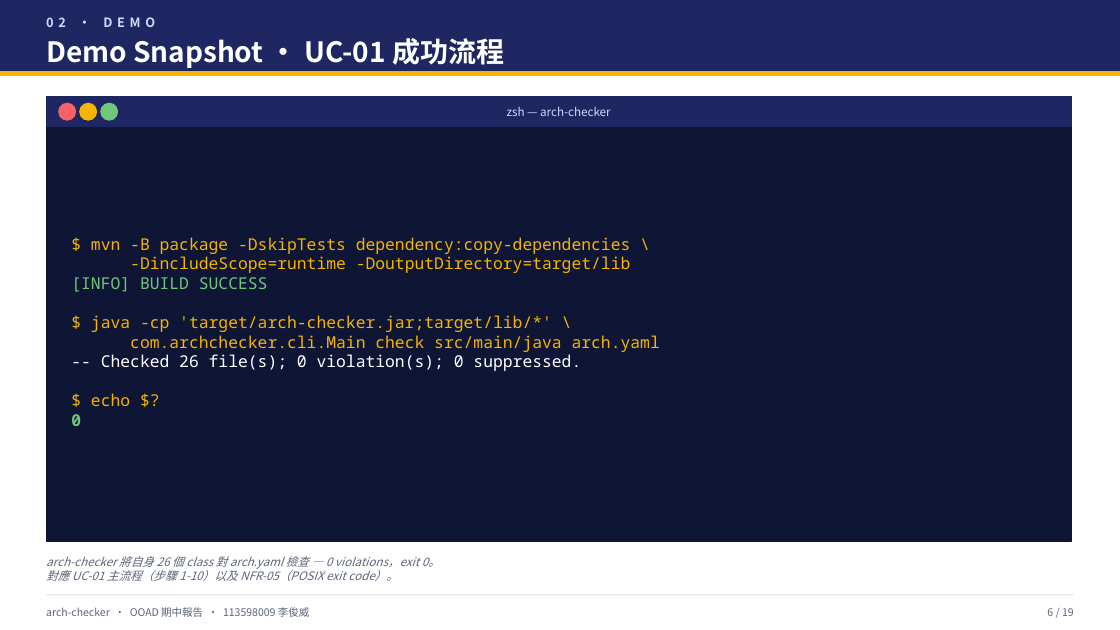
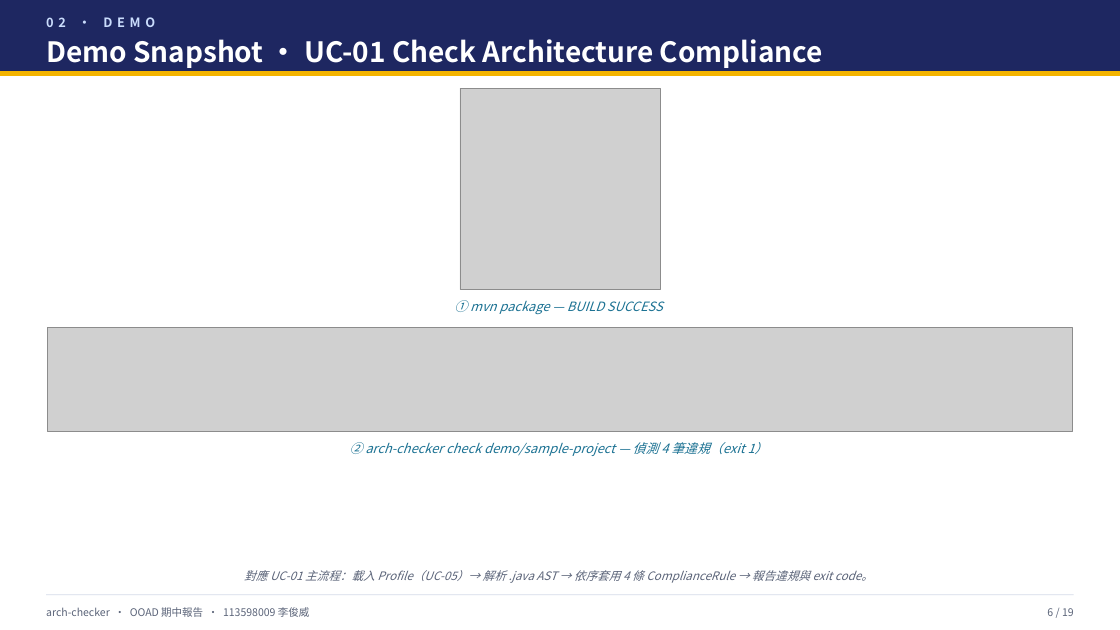
Before and after one commit to chun-wei0413/arch-checker, a slide deck: slide 7 of hw/Midterm/midterm-team6.pptx. Drawn at 1120x630 pixels with LibreOffice and Linux fonts; fonts in the diff are those of the drawing; grey boxes stand for pictures. Boxes give left, top, right and bottom in pixels: in the first picture for what was removed or moved away, otherwise in the second. Text is boxed around its words. In the diff, an @@ line names an element or a change of style, - is before the commit and + after.

Commit message:
[Documentation] Sync Midterm deck with the HW5 deliverable
- Replace the simulated terminal text on demo snapshot slides 7–9 with
  the real PNG captures (build-success, sample-project-check,
  suppress-demo, json-output-demo) committed in 9a972d3
- Switch SSD / SD on slides 12–14 to the HW5 renders that carry
  activation bars, GRASP labels, and the UC-03 Abort branch
- Embed the redrawn Domain-Layer-only Implementation Class Diagram on
  slide 16 and shrink the Δ table to the Domain rows that are actually
  visible in the figure; the Application/Infrastructure delta is
  already on §4.3 Table 4.3.1
- Replace simulated mvn output on slide 18 with the test-result.png
  snapshot
- Catch up to the rename refactor: domain.constraint→domain.rule,
  constraintId→ruleId, "標的某 Constraint"→ComplianceRule,
  "Repository 隱藏 YAML I/O"→SuppressionStore, NamingRuleTest path

```diff
--- a/hw/Midterm/midterm-team6.pptx
+++ b/hw/Midterm/midterm-team6.pptx
@@ text at [46, 39, 823, 68]: text changed @@
-Demo Snapshot · UC-01 成功流程
+Demo Snapshot · UC-01 Check Architecture Compliance
@@ picture added at [460, 88, 660, 290] @@
@@ rectangle removed at [46, 97, 1071, 542] @@
@@ rectangle removed at [46, 97, 1071, 127] @@
@@ ellipse removed at [59, 103, 76, 120] @@
@@ ellipse removed at [80, 103, 97, 120] @@
@@ ellipse removed at [101, 103, 118, 120] @@
@@ text removed at [507, 106, 610, 116] @@
-zsh — arch-checker
@@ text removed at [71, 237, 660, 426] @@
-$ mvn -B package -DskipTests dependency:copy-dependencies \
--DincludeScope=runtime -DoutputDirectory=target/lib
-[INFO] BUILD SUCCESS
-$ java -cp 'target/arch-checker.jar;target/lib/*' \
-com.archchecker.cli.Main check src/main/java arch.yaml
--- Checked 26 file(s); 0 violation(s); 0 suppressed.
-$ echo $?
-0
@@ picture added at [48, 328, 1073, 432] @@
@@ text added at [454, 300, 663, 314], 11 pt, text #1C7293, italic @@
+① mvn package — BUILD SUCCESS
@@ text added at [350, 442, 768, 456], 11 pt, text #1C7293, italic @@
+② arch-checker check demo/sample-project — 偵測 4 筆違規（exit 1）
@@ text at [244, 570, 873, 583]: text changed @@
-arch-checker 將自身 26 個 class 對 arch.yaml 檢查 — 0 violations，exit 0。
-對應 UC-01 主流程（步驟 1-10）以及 NFR-05（POSIX exit code）。
+對應 UC-01 主流程：載入 Profile（UC-05）→ 解析 .java AST → 依序套用 4 條 ComplianceRule → 報告違規與 exit code。
```
Also in this commit, not shown: 13 other slides changed, 1 other file.
